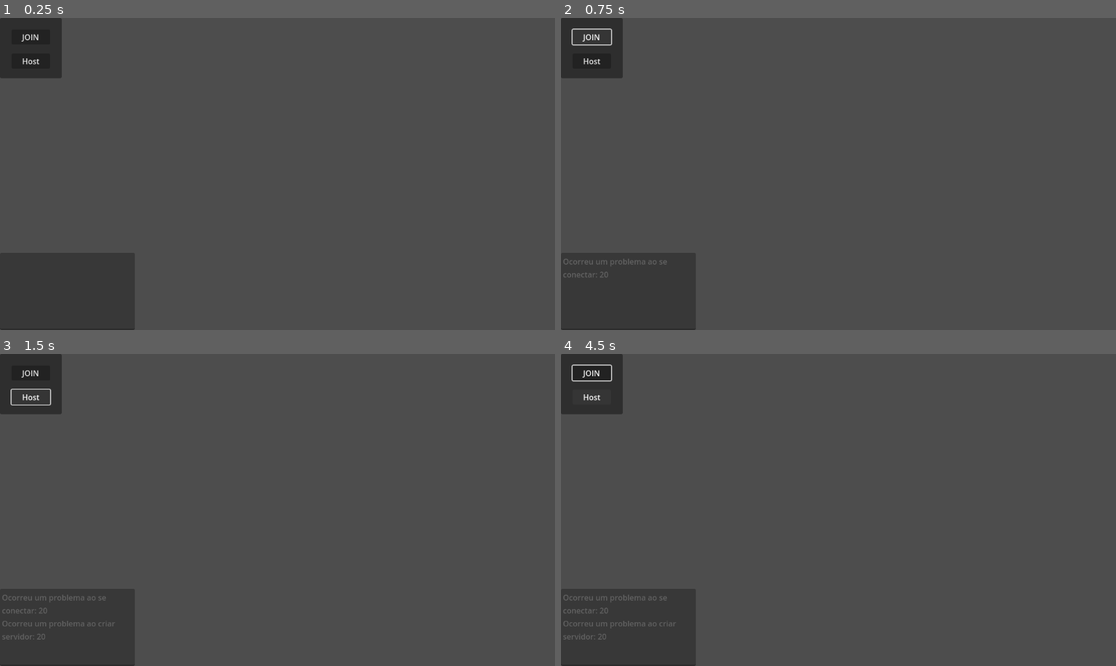
Above: before the commit, frames 1-4 (two rows, left to right).
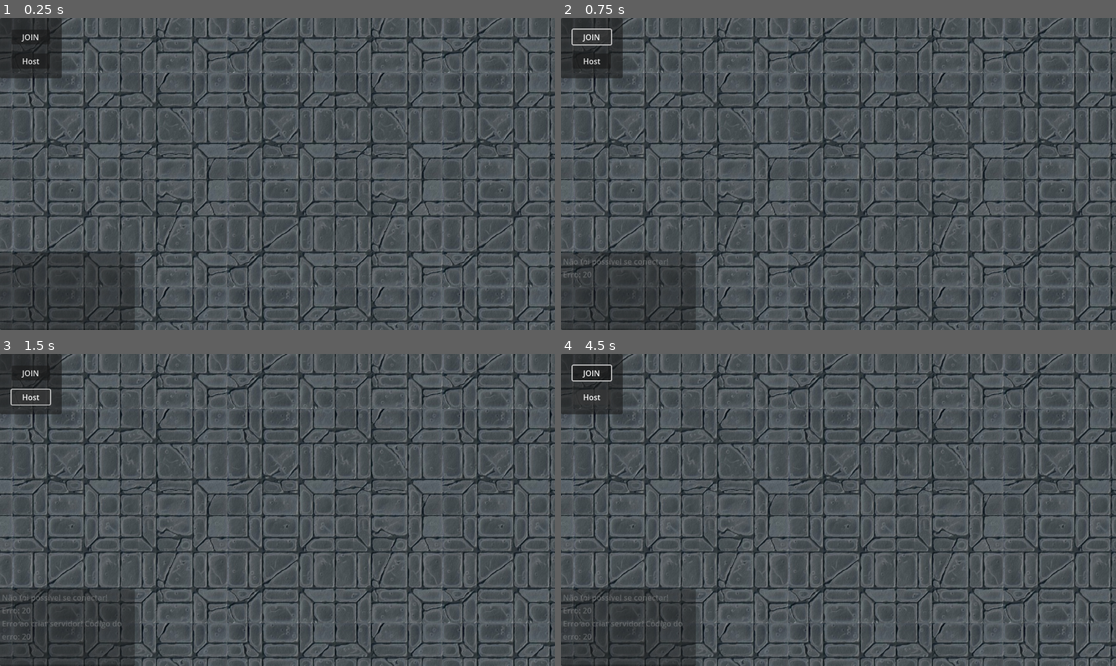
Above: after the commit, the same moments.

Repository: TarikPonciano/platformer-multiplayer
Game: Godot game, scene res://game.tscn
Same seed, same stepped clock (60 frames per second), same inputs: the game is played once before the commit and once after it. The engine's default icon, where the game draws it, is replaced by a stand-in: a white triangle on a blue panel in a dark square.
Inputs:
- Up to frame 1 (0.25 s): no input
- Up to frame 2 (0.75 s): click "JOIN" at 0.5 s
- Up to frame 3 (1.5 s): click "Host" at 1.25 s
- Up to frame 4 (4.5 s): hold Right (ui_right) 2.03-2.78 s; hold Down (ui_down) 2.78-3.53 s; hold Right (ui_right) 3.53-4.28 s; hold Up (ui_up) from 4.28 s (still down)

The runs differ from the first frame. In frame 1, 30% of the frame differs, in the area x 0-100%, y 0-100%; in frame 2, 31%; in frame 3, 31%; in frame 4, 31%.

Commit message:
Camera
Add camera player

Diff:
--- a/game.gd
+++ b/game.gd
@@ -1,52 +1,136 @@
+#extends Node2D
+#
+## 1. Criar interface com botões
+## Host e Join.
+#
+## 2. Criar a infraestrutura de
+## conexão desses botões.
+## Código de Join Server
+## Código de Create Server
+#
+## 3. Exibir informação na tela ou
+## terminal, quando um usuário se
+## conectar.
+#
+## Configuração de rede
+#var peer = ENetMultiplayerPeer.new()
+#const ADDRESS = "127.0.0.1"
+#const PORT = 3333
+#@onready var log = $Log
+#
+#@export var player_scene: PackedScene
+#
+## Função chamada quando o cliente clica no botão "Join"
+#func _on_botao_join_pressed() -> void:
+	#var peer = ENetMultiplayerPeer.new()
+	#var resposta = peer.create_client(ADDRESS, PORT)
+	#multiplayer.multiplayer_peer = peer
+	#multiplayer.connected_to_server.connect(on_connect_to_server)
+#
+	#if resposta == OK:
+		#print("Conectado com sucesso!")
+		#log.text += "Conectado com sucesso! \n"
+		#on_connect_to_server()  # Quando a conexão for estabelecida, chamar a função para adicionar o jogador
+#
+	#else:
+		#print("Ocorreu um problema ao se conectar: ", resposta)
+		#log.text += "Ocorreu um problema ao se conectar: " + str(resposta) + "\n"
+#
+## Função chamada quando o cliente clica no botão "Host"
+#func _on_botao_host_pressed() -> void:
+	#var resposta = peer.create_server(PORT)
+	#multiplayer.multiplayer_peer = peer
+	#multiplayer.peer_connected.connect(jogador_conectado)
+	#if resposta == OK:
+		#print("Servidor criado com sucesso!")
+		#log.text += "Servidor criado com sucesso! \n"
+		#jogador_conectado(1)
+		#adicionar_jogador(1)  # Adiciona o primeiro jogador ao servidor
+	#else:
+		#print("Ocorreu um problema ao criar servidor: ", resposta)
+		#log.text += "Ocorreu um problema ao criar servidor: " + str(resposta) + "\n"
+#
+## Função chamada quando um jogador se conecta ao servidor
+#func jogador_conectado(id_jogador):
+	#log.text += "O jogador " + str(id_jogador) + " acabou de se conectar! \n"
+	#rpc("atualizar_chat", log.text)
+#
+#@rpc("any_peer", "call_local", "reliable")
+#func atualizar_chat(novo_texto):
+	#log.text = novo_texto
+#
+## Função para adicionar um jogador na cena (só executada no servidor)
+#@rpc("any_peer")
+#func adicionar_jogador(id_jogador):
+	#if multiplayer.is_server():  # Garantir que apenas o servidor pode adicionar jogadores
+		#var jogador = player_scene.instantiate()
+		#add_child(jogador)
+		## Sincroniza o nome do jogador, se necessário
+#
+## Função chamada quando o cliente se conecta ao servidor
+#func on_connect_to_server():
+	## O servidor é quem deve adicionar jogadores, não os clientes
+	#if multiplayer.is_server():
+		#rpc_id(1, "adicionar_jogador", multiplayer.get_unique_id())  # Chama o servidor para adicionar o jogador
+
+
+
 extends Node2D
 
-# 1. Criar interface com botões
-# Host e Join.
-
-# 2. Criar a infraestrutura de
-# conexão desses botões.
-# Código de Join Server
-# Código de Create Server
-
-# 3. Exibir informação na tela ou
-# terminal, quando um usuário se
-# conectar.
 var peer = ENetMultiplayerPeer.new()
 const ADDRESS = "127.0.0.1"
-const PORT = 3333
+const PORT =  3333
 @onready var log = $Log
+#@onready var ui = $MultiplayerUI
+@export var jogador_scene : PackedScene
 
-# Rodar o create_client
-# Alterar o multiplayer godot para ser o peer
+#Exibir mensagem quando o servidor for criado e exibir mensagens sempre que
+#um usuário se conectar
+#Esconder menu de Multiplayer ao se conectar ou criar servidor com sucesso
+
+#Na função de join, identificar se o jogador conseguiu se conectar. Se não conseguir
+#exibir no log "Falha ao conectar ao servidor"
 func _on_botao_join_pressed() -> void:
-	var resposta = peer.create_client(ADDRESS,PORT)
-	multiplayer.multiplayer_peer = peer
-	if resposta == OK:
-		print("Conectado com sucesso!")
-		log.text += "Conectado com sucesso! \n"
+	var resultado = peer.create_client(ADDRESS, PORT)
+
+	if resultado == OK:
+		multiplayer.multiplayer_peer = peer
+		log.text += "Conectado ao servidor! \n"
+		#ui.visible = false
 	else:
-		print("Ocorreu um problema ao se conectar: ",resposta)
-		log.text += "Ocorreu um problema ao se conectar: "+str(resposta)+"\n"
+		log.text += "Não foi possivel se conectar! Erro: "+str(resultado)+"\n"
 
-# Rodar o create_server
-# Alterar o multiplayer godot para ser o peer
+
 func _on_botao_host_pressed() -> void:
-	var resposta = peer.create_server(PORT)
-	multiplayer.multiplayer_peer = peer
-	multiplayer.peer_connected.connect(jogador_conectado)
-	if resposta == OK:
-		print("Servidor criado com sucesso!")
-		log.text += "Servidor criado com sucesso! \n"
-		jogador_conectado(1)
+	var resultado = peer.create_server(PORT)
+
+	if resultado == OK:
+		multiplayer.multiplayer_peer = peer
+		multiplayer.peer_connected.connect(player_conectado)
+		log.text += "Servidor criado na porta "+str(PORT)+"!\n"
+		#ui.visible = false
+		#criar personagem
+		adicionar_jogador(multiplayer.get_unique_id())
+
 	else:
-		print("Ocorreu um problema ao criar servidor: ",resposta)
-		log.text += "Ocorreu um problema ao criar servidor: "+str(resposta)+"\n"
+		log.text += "Erro ao criar servidor! Código do erro: "+str(resultado) +"\n"
 
-#Vai acontecer somente no servidor, pois não há chamadas em outra situação
-func jogador_conectado(id_jogador):
-	log.text += "O jogador "+str(id_jogador)+" acabou de se conectar! \n"
-	rpc("atualizar_chat", log.text)
 
-@rpc("any_peer", "call_local","reliable")
-func atualizar_chat(novo_texto):
-	log.text = novo_texto
+#Na função player_conectado realizar uma chamada rpc, para a função atualizar_log
+#Deve rodar o adicionar_jogador
+#Colocar um label no player para exibir o seu número de id
+func player_conectado(id_jogador):
+	log.text += "Cliente "+str(id_jogador)+" conectado ao servidor!\n"
+	#Chamada rpc aqui
+	rpc("atualizar_log", log.text)
+	adicionar_jogador(id_jogador)
+
+func adicionar_jogador(id_jogador):
+	var novo_jogador = jogador_scene.instantiate()
+	novo_jogador.name = str(id_jogador)
+	add_child(novo_jogador)
+
+#Criar a função atualizar_log em que recebe o log.text do servidor e modifica o próprio log
+@rpc("any_peer", "call_local", "reliable")
+func atualizar_log(novo_log):
+	log.text = novo_log
--- a/game.tscn
+++ b/game.tscn
@@ -1,12 +1,23 @@
-[gd_scene load_steps=3 format=3 uid="uid://ssl0ef47gsd0"]
+[gd_scene load_steps=5 format=3 uid="uid://ssl0ef47gsd0"]
 
 [ext_resource type="Script" path="res://game.gd" id="1_ygf28"]
+[ext_resource type="PackedScene" uid="uid://bjkj3bbloegd2" path="res://player.tscn" id="2_gsnr7"]
+[ext_resource type="Texture2D" uid="uid://djpoavpyba66p" path="res://floor.jpeg" id="3_a24b5"]
 
 [sub_resource type="SystemFont" id="SystemFont_gv2oj"]
 font_weight = 900
 
 [node name="Game" type="Node2D"]
 script = ExtResource("1_ygf28")
+jogador_scene = ExtResource("2_gsnr7")
+
+[node name="Floor" type="TextureRect" parent="."]
+offset_left = -1312.0
+offset_top = -776.0
+offset_right = 1326.0
+offset_bottom = 789.0
+texture = ExtResource("3_a24b5")
+stretch_mode = 1
 
 [node name="UIMultiplayer" type="Control" parent="."]
 layout_mode = 3
@@ -58,5 +69,9 @@
 editable = false
 wrap_mode = 1
 
+[node name="MultiplayerSpawner" type="MultiplayerSpawner" parent="."]
+_spawnable_scenes = PackedStringArray("res://player.tscn")
+spawn_path = NodePath("..")
+
 [connection signal="pressed" from="UIMultiplayer/Panel/BotaoJoin" to="." method="_on_botao_join_pressed"]
 [connection signal="pressed" from="UIMultiplayer/Panel/BotaoHost" to="." method="_on_botao_host_pressed"]
--- /dev/null
+++ b/player.gd
@@ -0,0 +1,46 @@
+#extends CharacterBody2D
+#
+#const SPEED = 300.0
+#const JUMP_VELOCITY = -400.0
+#
+## Quando o nó é carregado, garantimos que o cliente tem autoridade sobre o jogador
+#func _ready() -> void:
+	#if is_multiplayer_authority():
+		## Define a autoridade corretamente para o jogador
+		#set_multiplayer_authority(multiplayer.get_unique_id())  # Atribui autoridade ao cliente correto
+#
+#func _physics_process(delta: float) -> void:
+	## Só permite o movimento do personagem se o cliente tiver autoridade sobre ele
+	#if is_multiplayer_authority():
+		#var direction = Input.get_vector("ui_left", "ui_right", "ui_up", "ui_down")
+		#velocity = direction * SPEED
+		#move_and_slide()  # Aplica o movimento
+extends CharacterBody2D
+
+const SPEED = 300.0
+@onready var rotulo_nome = $NomeJogador
+
+func _enter_tree() -> void:
+	set_multiplayer_authority(name.to_int())
+
+	if is_multiplayer_authority(): #Verifica se autoridade
+		var camera = Camera2D.new()
+		add_child(camera)
+
+func _physics_process(delta: float) -> void:
+	if (is_multiplayer_authority()):
+
+		var direction_horizontal := Input.get_axis("ui_left", "ui_right")
+		if direction_horizontal:
+			velocity.x = direction_horizontal * SPEED
+		else:
+			velocity.x = move_toward(velocity.x, 0, SPEED)
+
+
+		var direction_vertical := Input.get_axis("ui_up", "ui_down")
+		if direction_vertical:
+			velocity.y = direction_vertical * SPEED
+		else:
+			velocity.y = move_toward(velocity.y, 0, SPEED)
+
+	move_and_slide()
--- /dev/null
+++ b/player.tscn
@@ -0,0 +1,18 @@
+[gd_scene load_steps=4 format=3 uid="uid://bjkj3bbloegd2"]
+
+[ext_resource type="Script" path="res://player.gd" id="1_h5nu1"]
+[ext_resource type="Texture2D" uid="uid://dao3nxc17rgvb" path="res://icon.svg" id="2_j5u5o"]
+
+[sub_resource type="SceneReplicationConfig" id="SceneReplicationConfig_g25hp"]
+properties/0/path = NodePath(".:position")
+properties/0/spawn = true
+properties/0/replication_mode = 1
+
+[node name="player" type="CharacterBody2D"]
+script = ExtResource("1_h5nu1")
+
+[node name="Sprite2D" type="Sprite2D" parent="."]
+texture = ExtResource("2_j5u5o")
+
+[node name="MultiplayerSynchronizer" type="MultiplayerSynchronizer" parent="."]
+replication_config = SubResource("SceneReplicationConfig_g25hp")
--- a/project.godot
+++ b/project.godot
@@ -17,4 +17,5 @@
 
 [rendering]
 
+textures/canvas_textures/default_texture_filter=0
 renderer/rendering_method="mobile"
Binary file added: floor.jpeg
Not shown, added: floor.jpeg.import
